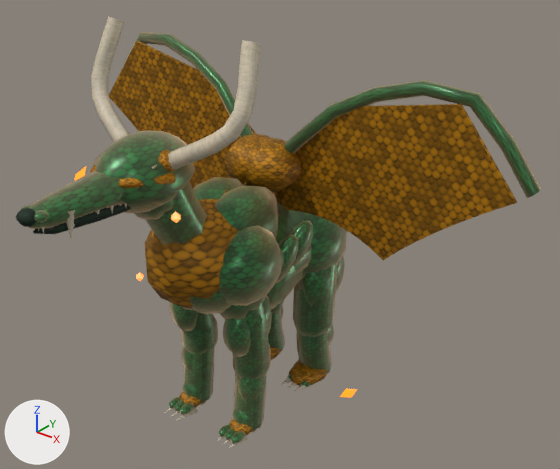
One commit to the glTF model glb/low/zonas-iniciales-nv-1-20/enemy-young-green-drake_low.glb: the scene before it, then after it.
The view is the same before and after, from a 50 mm lens placed at (2.99, -3.48, 3.42), pointed at (-0.15, 0.44, 0.99). Every picture has the same lights, and +X, +Y and +Z are marked at lower left. The older version comes first. Where no turn or scale is listed for an object, it has been applied to the vertices. Vertices at exactly the same position are counted once.

The scene before the commit, as lines of its bpy script (objects in view):
```python
ob_skinned_unified_mat_ivoryfangsandhorns = bpy.data.objects.new('Skinned_Unified_Mat_IvoryFangsAndHorns', me_mesh_13)
ob_skinned_unified_mat_ivoryfangsandhorns.location = (0.0, 0.0, 0.0)
ob_skinned_unified_mat_primarysurface = bpy.data.objects.new('Skinned_Unified_Mat_PrimarySurface', me_mesh_9)
ob_skinned_unified_mat_primarysurface.location = (0.0, 0.0, 0.0)
ob_skinned_unified_mat_secondaryscalesortrim = bpy.data.objects.new('Skinned_Unified_Mat_SecondaryScalesOrTrim', me_mesh_11)
ob_skinned_unified_mat_secondaryscalesortrim.location = (0.0, 0.0, 0.0)
ob_skinned_unified_mat_underbodyhide = bpy.data.objects.new('Skinned_Unified_Mat_UnderbodyHide', me_mesh_10)
ob_skinned_unified_mat_underbodyhide.location = (0.0, 0.0, 0.0)
```
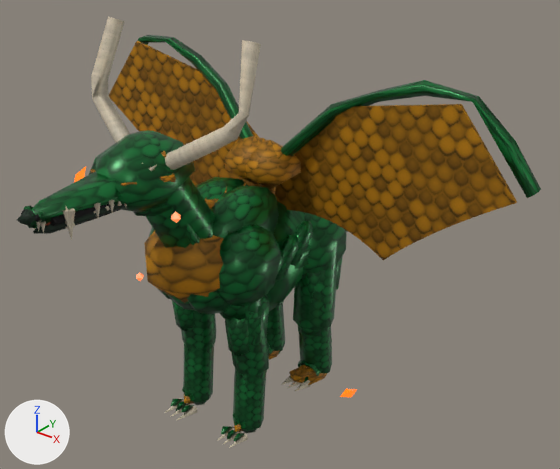
What differs and where, as boxes (x1, y1, x2, y2) in the pictures (560 x 469 px):
'Skinned_Unified_Mat_PrimarySurface', surface changed, reshaped
    before: (20, 32, 541, 443)
    after: (24, 35, 541, 441)
'Skinned_Unified_Mat_SecondaryScalesOrTrim', surface changed, reshaped
    before: (90, 41, 517, 435)
    after: (90, 41, 517, 432)
'Skinned_Unified_Mat_IvoryFangsAndHorns', reshaped
    before: (38, 16, 310, 448)
    after: (34, 16, 310, 448)
'Skinned_Unified_Mat_UnderbodyHide', reshaped (6% narrower)
    before: (16, 204, 131, 234)
    after: (17, 203, 125, 234)
part 1 of me_mesh_9, cut back (green)
    before: (20, 32, 538, 443)
part 2 of me_mesh_10, deleted
    before: (16, 204, 131, 234)
part 3 of me_mesh_11, deleted (brown)
    before: (90, 134, 301, 308)
part 4 of me_mesh_11, deleted
    before: (179, 347, 327, 435)
part 5 of me_mesh_13, cut back
    before: (92, 23, 259, 169)
    after: (92, 23, 259, 170)

Patch to the scene script:
```diff
--- a/glb/low/zonas-iniciales-nv-1-20/enemy-young-green-drake_low.glb.py
+++ b/glb/low/zonas-iniciales-nv-1-20/enemy-young-green-drake_low.glb.py
@@ mat_mat_primarysurface @@
 mat_mat_primarysurface = bpy.data.materials.new('Mat_PrimarySurface')
-# nodes: BsdfPrincipled, Mapping, Mix x2, OutputMaterial, TexImage, UVMap, VertexColor
-# colours: beige #dbb590, green #15803d, mixed with the vertex colours
+# nodes: BsdfPrincipled, Mix x2, OutputMaterial, TexImage, VertexColor
+# colours: green #15803d, mixed with the vertex colours
 # uses the picture img_image_1
@@ mat_mat_secondaryscalesortrim @@
 n0 = _N.new('ShaderNodeBsdfPrincipled'); n0.name = 'Principled BSDF'
 n0.inputs[2].default_value = 0.62  # 'Roughness'
-n0.inputs[15].default_value = 0.44  # 'Anisotropic'
-n0.inputs[24].default_value = 1.0  # 'Sheen Weight'
-n0.inputs[26].default_value = (0.0, 0.0, 0.0, 1.0)  # 'Sheen Tint', black #000000
 n1 = _N.new('ShaderNodeOutputMaterial'); n1.name = 'Material Output'
@@ mat_mat_secondaryscalesortrim @@
 n5.image = img_image_1
-n6 = _N.new('ShaderNodeMapping'); n6.name = 'Mapping'
-n6.inputs[1].default_value = (0.0, -1.0, 0.0)  # 'Location'
-n6.inputs[3].default_value = (2.0, 2.0, 1.0)  # 'Scale'
-n7 = _N.new('ShaderNodeUVMap'); n7.name = 'UV Map'
-n7.uv_map = 'UVMap'
 _L.new(n0.outputs[0], n1.inputs[0])  # 'BSDF' to 'Surface'
@@ mat_mat_secondaryscalesortrim @@
 n5 = _N.new('ShaderNodeTexImage'); n5.name = 'Image Texture'
 _L.new(n5.outputs[0], n3.inputs[6])  # 'Color' to 'A'
-_L.new(n6.outputs[0], n5.inputs[0])  # 'Vector' to 'Vector'
-_L.new(n7.outputs[0], n6.inputs[0])  # 'UV' to 'Vector'
@@ me_mesh_9 @@
-me_mesh_9.from_pydata(...)  # 5792 vertices, 10798 faces; spans x -1.68..1.68, y -1.65..2.98, z -0.07..2.33
+me_mesh_9.from_pydata(...)  # 2036 vertices, 3284 faces; spans x -1.68..1.68, y -1.65..2.98, z -0.07..2.33
+# me_mesh_9 part 1: 3 vertices moved within x -0.23..-0.17, y -1.05..0.35, z 0.55..1.97; 3756 vertices removed from x -1.52..1.52, y -1.63..2.71, z -0.07..2.33
 me_mesh_9.materials.append(mat_mat_primarysurface)
@@ me_mesh_10 @@
-me_mesh_10.from_pydata(...)  # 354 vertices, 652 faces; spans x -0.23..0.23, y -1.68..0.78, z 0.79..1.95
+me_mesh_10.from_pydata(...)  # 145 vertices, 234 faces; spans x -0.23..0.23, y -1.68..0.78, z 0.79..1.95
+# me_mesh_10 part 2: 57 vertices removed from x -0.1..0.11, y -1.68..-0.92, z 1.76..1.95
+# other edits to the shape of me_mesh_10 do not show in these pictures
 me_mesh_10.materials.append(mat_mat_underbodyhide)
@@ me_mesh_11 @@
-me_mesh_11.from_pydata(...)  # 845 vertices, 1532 faces; spans x -1.62..1.62, y -1.46..3.14, z -0.04..2.26
+me_mesh_11.from_pydata(...)  # 408 vertices, 657 faces; spans x -1.62..1.62, y -1.46..3.14, z -0.04..2.26
+# me_mesh_11 part 3: 279 vertices removed from x -0.32..0.26, y -1.18..0.24, z 0.97..2.05
+# me_mesh_11 part 4: 158 vertices removed from x -0.35..0.35, y -0.53..0.52, z -0.03..0.11
 me_mesh_11.materials.append(mat_mat_secondaryscalesortrim)
@@ me_mesh_13 @@
-me_mesh_13.from_pydata(...)  # 429 vertices, 682 faces; spans x -0.58..0.58, y -1.6..0.22, z -0.04..2.63
+me_mesh_13.from_pydata(...)  # 347 vertices, 518 faces; spans x -0.58..0.58, y -1.6..0.22, z -0.04..2.63
+# me_mesh_13 part 5
+# 82 vertices are removed from x -0.58..0.58, y -0.9..-0.59, z 1.98..2.53
+# 220 faces are deleted
+# 56 new faces join them
 me_mesh_13.materials.append(mat_mat_ivoryfangsandhorns)
```
